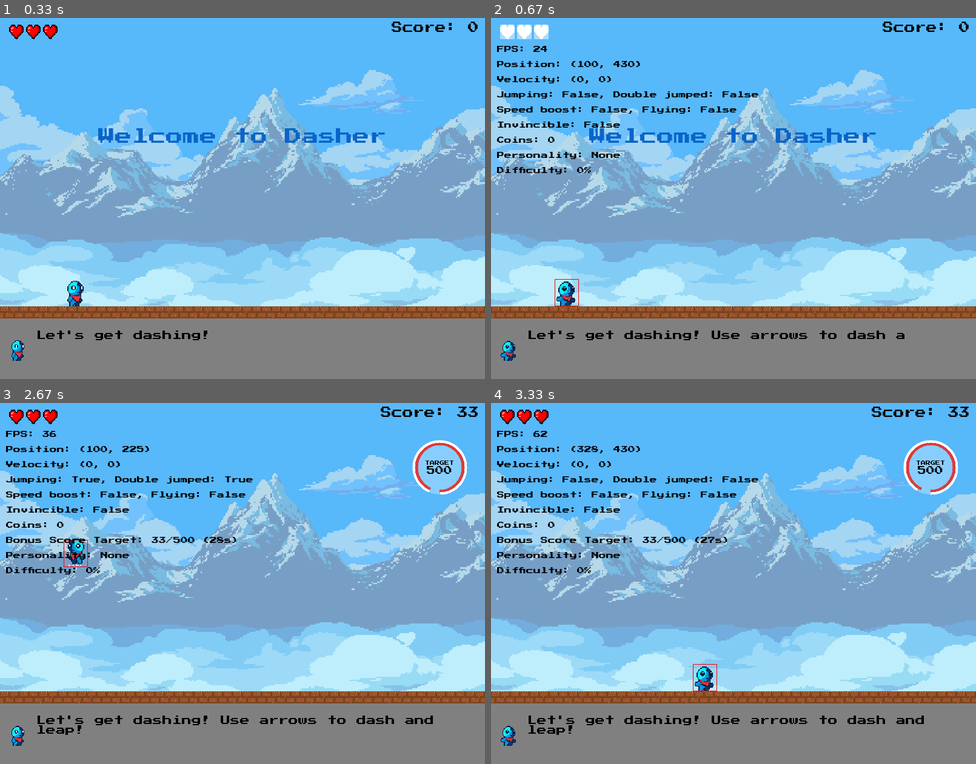
Above: before the commit, frames 1-4 (two rows, left to right).
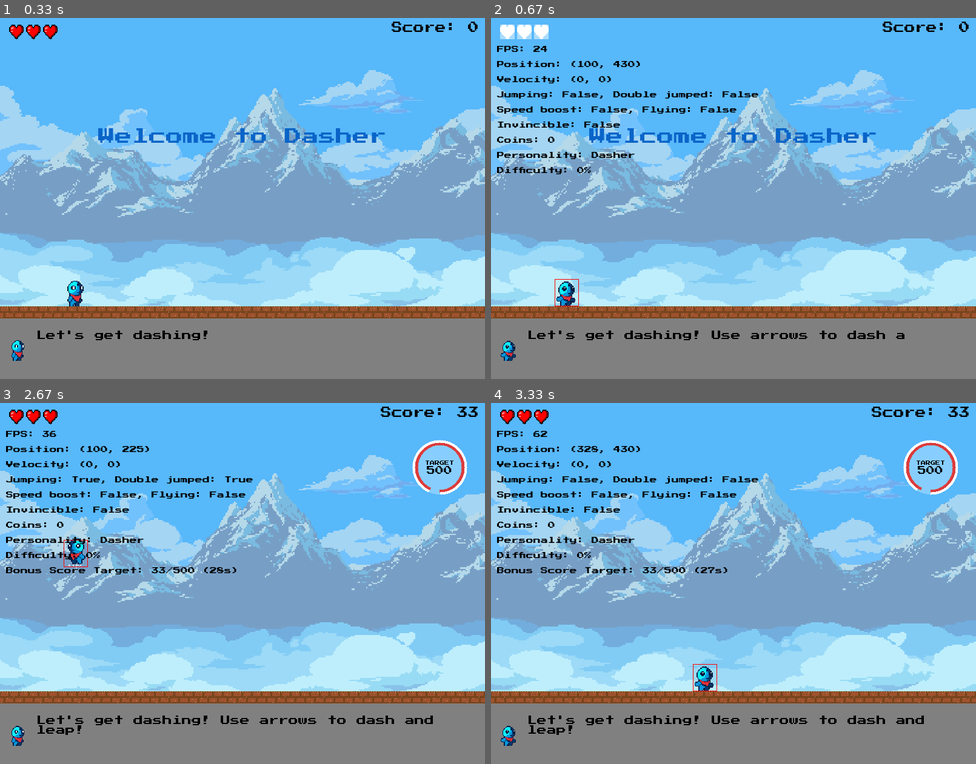
Above: after the commit, the same moments.

Repository: jakezhiming/dasher
Game: pygame game, started from main.py
Two runs of this game, one before a commit and one after it. Both use one fixed random seed, a clock stepped at 60 frames per second and the inputs below.
Inputs:
- Up to frame 1 (0.33 s): no input
- Up to frame 2 (0.67 s): tap D at 0.33 s
- Up to frame 3 (2.67 s): hold Right 0.67-1.13 s; tap Space at 0.73, 1.03, 1.23, 1.53, 1.73, 2.03, 2.3, 2.6 s; tap D at 0.82, 2.38 s; hold Right 1.17-1.63 s; hold Left 1.67-2.2 s; hold Left 2.23-2.63 s
- Up to frame 4 (3.33 s): hold Right 2.67-3.3 s; tap Space at 2.73, 3.03 s

Frame 1 is identical in both runs. In frame 2, less than 0.1% of the frame differs, in the area x 21-30%, y 37-39%; in frame 3, 0.9%, in the area x 1-49%, y 37-48%; in frame 4, 0.9%.

Commit message:
cleanup personalities

Diff:
--- a/constants/messages.py
+++ b/constants/messages.py
@@ -1,49 +1,51 @@
+DEFAULT_PERSONALITY = "Dasher"
+
 PERSONALITIES = [
-    "pirate",
-    "robot",
-    "medieval knight",
-    "valley girl",
-    "wise old wizard",
-    "excited puppy",
-    "grumpy cat",
-    "superhero",
-    "alien visitor",
-    "cowboy",
-    "ninja",
-    "poet",
-    "detective",
-    "space explorer",
-    "time traveler",
-    "mad scientist",
-    "dragon",
-    "ghost",
-    "vampire",
-    "fairy godparent",
-    "surfer dude",
-    "game show host",
-    "conspiracy theorist",
-    "fortune teller",
-    "sassy barista",
-    "sarcastic friend",
-    "drill sergeant",
-    "sports commentator",
-    "dissapointed parent",
-    "annoyed teacher",
-    "frustrated cashier",
-    "angry customer",
-    "weather forecaster",
-    "motivational speaker",
-    "shakespearean actor",
-    "tech support",
-    "royal monarch",
-    "circus ringmaster",
-    "pun master",
-    "mountain climber",
-    "nerd",
-    "hipster",
-    "emo",
-    "memelord",
-    "physics professor",
+    "Pirate",
+    "Robot",
+    "Medieval Knight",
+    "Valley Girl",
+    "Wise Old Wizard",
+    "Excited Puppy",
+    "Grumpy Cat",
+    "Superhero",
+    "Alien Visitor",
+    "Cowboy",
+    "Ninja",
+    "Poet",
+    "Detective",
+    "Space Explorer",
+    "Time Traveler",
+    "Mad Scientist",
+    "Dragon",
+    "Ghost",
+    "Vampire",
+    "Fairy Godparent",
+    "Surfer Dude",
+    "Game Show Host",
+    "Conspiracy Theorist",
+    "Fortune Teller",
+    "Sassy Barista",
+    "Sarcastic Friend",
+    "Drill Sergeant",
+    "Sports Commentator",
+    "Dissapointed Parent",
+    "Annoyed Teacher",
+    "Frustrated Cashier",
+    "Angry Customer",
+    "Weather Forecaster",
+    "Motivational Speaker",
+    "Shakespearean Actor",
+    "Tech Support",
+    "Royal Monarch",
+    "Circus Ringmaster",
+    "Pun Master",
+    "Mountain Climber",
+    "Nerd",
+    "Hipster",
+    "Emo",
+    "Memelord",
+    "Physics Professor",
 ]
 
 DEFAULT_MESSAGES = [
--- a/llm_message_handler.py
+++ b/llm_message_handler.py
@@ -2,7 +2,7 @@
 import json
 from compat import random, IS_WEB
 import asyncio
-from constants.messages import PERSONALITIES
+from constants.messages import PERSONALITIES, DEFAULT_PERSONALITY
 from logger import get_module_logger
 
 logger = get_module_logger('llm_message_handler')
@@ -10,15 +10,14 @@
 # Try to import OpenAI for desktop version
 try:
     from openai import AsyncOpenAI
-    OPENAI_AVAILABLE = True
-    logger.debug("Using desktop OpenAI")
+    openai_available = True
 except ImportError:
-    OPENAI_AVAILABLE = False
+    openai_available = False
 
 if IS_WEB:
-    OPENAI_PROXY_URL = True
+    use_proxy_server = True
 else:
-    OPENAI_PROXY_URL = False
+    use_proxy_server = False
 
 OPENAI_API_KEY = os.getenv("OPENAI_API_KEY", "")
 
@@ -26,29 +25,29 @@
     def __init__(self):
         # Initialize OpenAI client
         self.client = None
-        self.proxy_url = OPENAI_PROXY_URL
+        self.use_proxy_server = use_proxy_server
         self.is_streaming = False
         self.current_message = ""
         self.conversation_history = []
-
-        # Select a random personality
         self.personalities = PERSONALITIES
-        self.personality = random.choice(self.personalities)
-        logger.info(f"Selected personality: {self.personality}")
+        self.personality = DEFAULT_PERSONALITY
+
+        if not OPENAI_API_KEY:
+            logger.warning("OPENAI_API_KEY not found in environment variables")
 
         # Initialize OpenAI client if available
-        if not IS_WEB and OPENAI_AVAILABLE and OPENAI_API_KEY:
+        if not IS_WEB and openai_available and OPENAI_API_KEY:
             try:
                 self.client = AsyncOpenAI(
                     api_key=OPENAI_API_KEY
                 )
-                logger.info("OpenAI client initialized")
+                logger.info("Desktop OpenAI client initialized")
             except Exception as e:
-                logger.error(f"Failed to initialize OpenAI client: {e}")
+                logger.error(f"Failed to initialize desktop OpenAI client: {e}")
                 self.client = None
         elif IS_WEB:
             # In web environment, we'll use the proxy URL
-            logger.info(f"Use proxy URL: {self.proxy_url}")
+            logger.info(f"Use proxy server: {self.use_proxy_server}")
             # We'll initialize the client when needed
 
         # Initialize conversation history
@@ -57,7 +56,7 @@
 
     def is_available(self):
         """Check if the LLM service is available"""
-        return (self.client is not None) or (IS_WEB and self.proxy_url)
+        return (self.client is not None) or (IS_WEB and self.use_proxy_server)
 
     def reset_conversation_history(self):
         """Reset the conversation history for a new game"""
@@ -88,14 +87,15 @@
             if self.conversation_history:
                 history_context = "Previous messages shown in the game:\n"
                 for i, msg in enumerate(self.conversation_history):
-                    history_context += f"{i+1}. Original: \"{msg['original']}\", Rephrased: \"{msg['rephrased']}\"\n"
+                    history_context += f"{i+1}. \"{msg['rephrased']}\"\n"
                 history_context += "\n"
 
             prompt = f"""Rephrase the following message in the style of a {self.personality}.
+The rephrased messages are shown sequentially based on what is happening in the game in real time, so they should be short and to the point.
 Do not use any emojis or special characters.
-The rephrased messages are shown sequentially for a game, so they should be short and to the point.
-
-{history_context}Current message: "{original_message}" """
+Be entertaining and engaging.
+
+{history_context}Message to rephrase: \"{original_message}\""""
 
             if IS_WEB:
                 # Use Pyodide's js fetch for web version
@@ -186,7 +186,7 @@
             if llm_response:
                 if "DasherError" in llm_response:
                     logger.error(f"Proxy Server returned an error: {llm_response}. Switch to default messages.")
-                    self.proxy_url = None
+                    self.use_proxy_server = False
                     return original_message
                 else:
                     logger.info("Successfully received response from Proxy Server")
@@ -202,15 +202,10 @@
 
     def change_personality(self):
         """Change to a different random personality"""
-        # Only change personality if LLM service is available
-        if not self.is_available():
-            logger.info("LLM service not available - personality change skipped")
-            return self.personality
-
         new_personality = random.choice([p for p in PERSONALITIES if p != self.personality])
         self.personality = new_personality
         return self.personality
 
-    async def process_message(self, original_message, timeout=2):
+    async def process_message(self, original_message, timeout=5):
         """Process a message and return the response."""
         return await self.get_streaming_response(original_message, timeout)
--- a/main.py
+++ b/main.py
@@ -13,7 +13,7 @@
     GAME_RUNNING, GAME_LOST_MESSAGE, GAME_OVER, GAME_OVER_DISPLAY_DURATION
 )
 from constants.messages import (
-    WELCOME_MESSAGES, NEW_PERSONALITY_MESSAGES, WELCOME_BACK_MESSAGES
+    WELCOME_MESSAGES, NEW_PERSONALITY_MESSAGES, WELCOME_BACK_MESSAGES, DEFAULT_PERSONALITY
 )
 from utils import render_retro_text, draw_background
 from player import Player
@@ -66,6 +66,13 @@
     except Exception as e:
         logger.warning(f"Failed to reset conversation history: {str(e)}")
 
+    # Starting personality
+    if message_manager.llm_handler.is_available():
+        message_manager.llm_handler.change_personality()
+        logger.info(f"Starting personality: {message_manager.llm_handler.get_current_personality()}")
+    else:
+        logger.info(f"Starting personality: {message_manager.llm_handler.get_current_personality()}")
+
     # Set an initial welcome message
     try:
         message_manager.set_message(random.choice(WELCOME_MESSAGES))
@@ -243,18 +250,19 @@
 
                 logger.info("Game reset after game over")
 
-                # Change to a new LLM personality if available
+                # Change to a new personality if LLM is available
                 if message_manager.llm_handler.is_available():
                     try:
                         new_personality = message_manager.llm_handler.change_personality()
-                        message_manager.set_message(f"{random.choice(NEW_PERSONALITY_MESSAGES)} {new_personality}.")
-                        logger.info(f"Changed LLM personality to {new_personality}")
+                        message_manager.set_message(f"{random.choice(NEW_PERSONALITY_MESSAGES)} {new_personality.lower()}.")
+                        logger.info(f"Changed personality to {new_personality}")
                     except Exception as e:
                         # Handle case where personality change fails for some reason
-                        logger.warning(f"Failed to change LLM personality: {str(e)}")
+                        logger.warning(f"Failed to change personality: {str(e)}")
                         message_manager.set_message(random.choice(WELCOME_BACK_MESSAGES))
                 else:
                     # LLM service is not available
+                    message_manager.llm_handler.personality = DEFAULT_PERSONALITY
                     message_manager.set_message(random.choice(WELCOME_BACK_MESSAGES))
 
             # Update the display
--- a/messages.py
+++ b/messages.py
@@ -182,12 +182,6 @@
         """Mark a message as having been shown"""
         self.shown_messages.add(message_key)
 
-    def get_current_personality(self):
-        """Get the current LLM personality"""
-        if self.llm_handler.is_available():
-            return self.llm_handler.get_current_personality()
-        return "None"
-
 # Create a global instance of the message manager
 message_manager = StatusMessageManager()
 
--- a/ui.py
+++ b/ui.py
@@ -701,6 +701,16 @@
     screen.blit(coin_text, (10, y_pos))
     y_pos += line_height
 
+    # Display current LLM personality
+    personality_text = render_retro_text(f"Personality: {message_manager.llm_handler.get_current_personality()}", 12, BLACK)
+    screen.blit(personality_text, (10, y_pos))
+    y_pos += line_height
+
+    # Display difficulty percentage
+    difficulty_text = render_retro_text(f"Difficulty: {difficulty_percentage}%", 12, BLACK)
+    screen.blit(difficulty_text, (10, y_pos))
+    y_pos += line_height
+
     # Display bonus score system info
     if player.bonus_score_active:
         current_time = pygame.time.get_ticks()
@@ -714,12 +724,3 @@
         )
         screen.blit(bonus_text, (10, y_pos))
         y_pos += line_height
-
-    # Display current LLM personality
-    personality_text = render_retro_text(f"Personality: {message_manager.get_current_personality()}", 12, BLACK)
-    screen.blit(personality_text, (10, y_pos))
-    y_pos += line_height
-
-    # Display difficulty percentage
-    difficulty_text = render_retro_text(f"Difficulty: {difficulty_percentage}%", 12, BLACK)
-    screen.blit(difficulty_text, (10, y_pos))
